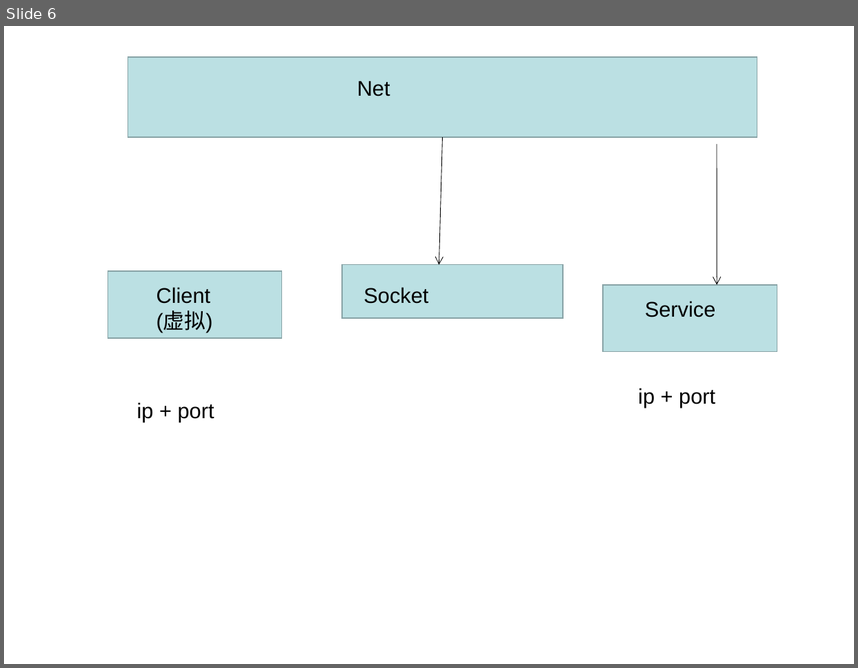
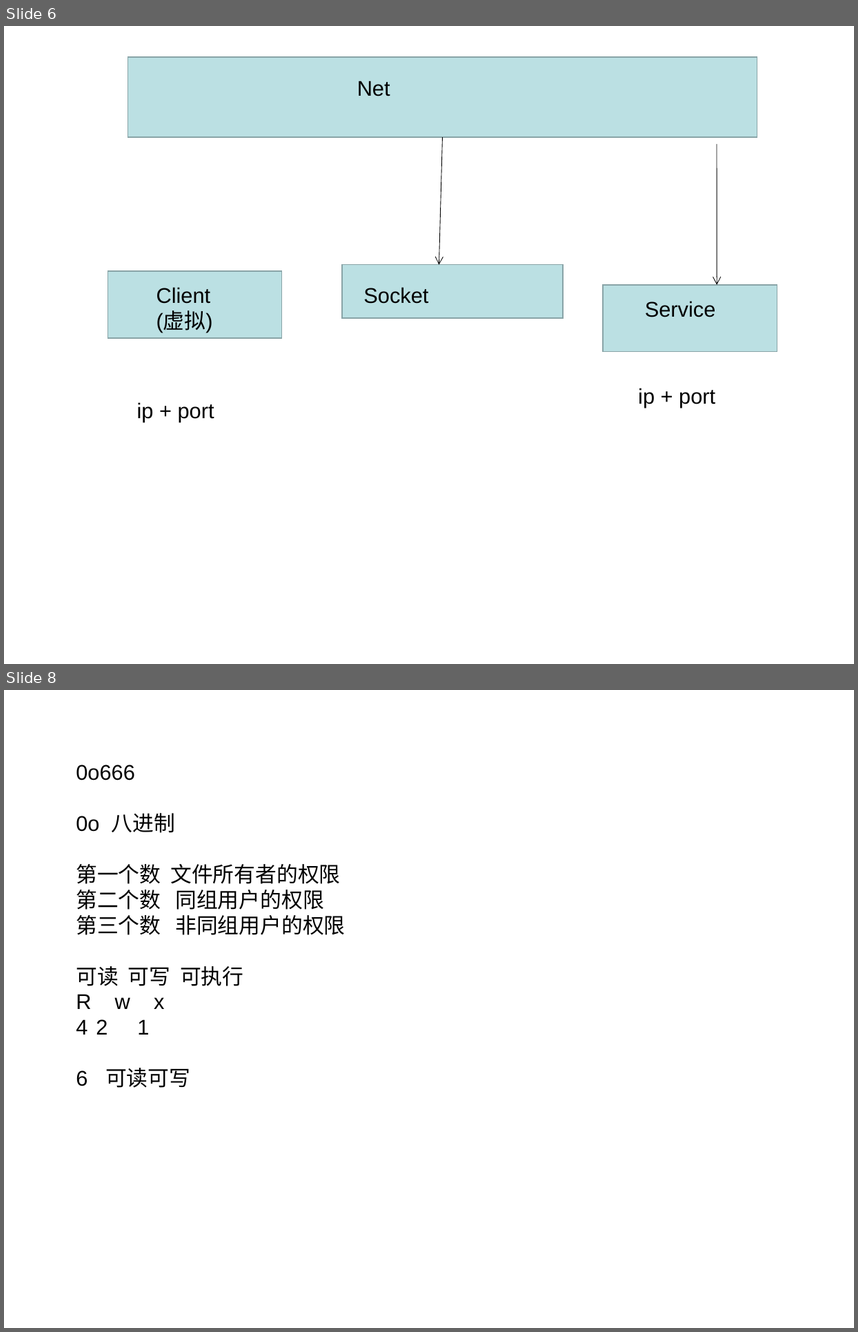
Before and after one commit to figerandlmj/duyiNativeJs, a slide deck: nodeJs/readme.ppt. Shown one above the other, each under a label of ours: slide 6 before the commit, slides 6 and 8 after it; the slides between them are not shown. The pictures are 858x668 and 858x1332 pixels, drawn with LibreOffice and Linux fonts; fonts in the diff are those of the drawing. Boxes give left, top, right and bottom in pixels: in the first picture for what was removed or moved away, otherwise in the second. Text is boxed around its words. In the diff, an @@ line names an element or a change of style, - is before the commit and + after.

```diff
--- a/nodeJs/readme.ppt
+++ b/nodeJs/readme.ppt
@@ slide 8 added at (x1=4, y1=690, x2=854, y2=1328), background #FFFFFF @@
@@ text added at (x1=76, y1=765, x2=345, y2=1087), 18 pt, text #000000 @@
+0o666
+0o 八进制
+第一个数 文件所有者的权限
+第二个数 同组用户的权限
+第三个数 非同组用户的权限
+可读 可写 可执行
+R w x
+4 2 1
+6 可读可写
```
Also in this commit, not shown: 1 slide changed, 19 other files.
